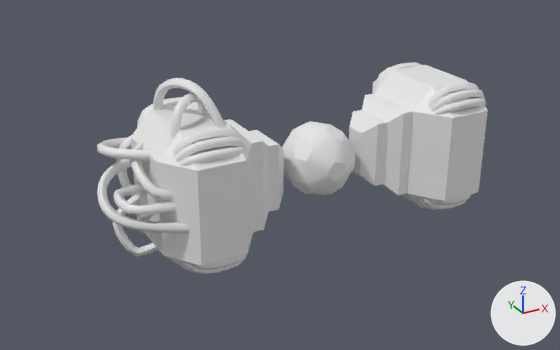
Two versions of the FBX model Assets/Models/Models/FTL/FTL_Drive.fbx, one commit apart.
Both versions are drawn from a 50 mm lens placed at (-8.46, -13.67, 8.13), pointed at (-1.01, -0.12, 1.36). Arrows for +X, +Y and +Z are at lower right; the lights stay in place. Materials are left out; every surface is plain grey. Where no turn or scale is listed for an object, it has been applied to the vertices.
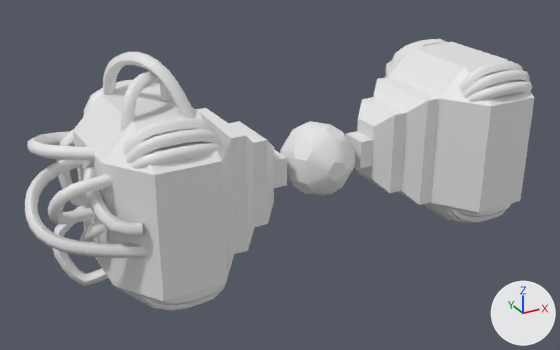
The newer file is also rescaled (x0.785), turned or shifted as a whole; pictures and numbers use the older file's frame.

Diff of the bpy script that builds the scene:
```diff
--- a/Assets/Models/Models/FTL/FTL_Drive.fbx.py
+++ b/Assets/Models/Models/FTL/FTL_Drive.fbx.py
@@ me_mesh_002_1 @@
+me_mesh_002_1.from_pydata(...)  # 188 vertices, 156 faces; spans x -5.09..5.09, y -1.91..1.91, z -1.91..1.91
@@ me_mesh_001_1 @@
+me_mesh_001_1.from_pydata(...)  # 2304 vertices, 2106 faces; spans x -5.45..5.76, y -2.15..1.61, z -2.49..2.4
@@ ob_pcube2_001 @@
-ob_pcube2_001 = bpy.data.objects.new('pCube2.001', me_mesh_023)
-ob_pcube2_001.location = (-3.0, 0.0, 1.5)
@@ ob_sweep7_005 @@
-ob_sweep7_005 = bpy.data.objects.new('sweep7.005', me_mesh_029)
-ob_sweep7_005.location = (-3.09, -0.85, 2.52)
@@ ob_sweep9 @@
-ob_sweep9 = bpy.data.objects.new('sweep9', me_mesh_008)
-ob_sweep9.location = (-3.12, -0.28, 2.91)
@@ ob_pcube2 @@
-ob_pcube2 = bpy.data.objects.new('pCube2', me_mesh_010)
-ob_pcube2.location = (3.0, 0.0, 1.5)
@@ ob_sweep5_002 @@
-ob_sweep5_002 = bpy.data.objects.new('sweep5.002', me_mesh_017)
-ob_sweep5_002.location = (3.04, -0.94, 0.62)
@@ ob_sweep10 @@
-ob_sweep10 = bpy.data.objects.new('sweep10', me_mesh_007)
-ob_sweep10.location = (-2.99, 0.04, 2.81)
@@ ob_sweep6_007 @@
-ob_sweep6_007 = bpy.data.objects.new('sweep6.007', me_mesh_034)
-ob_sweep6_007.location = (-2.91, -0.94, 0.54)
@@ ob_sweep13 @@
-ob_sweep13 = bpy.data.objects.new('sweep13', me_mesh_004)
-ob_sweep13.location = (-4.1, -0.44, 1.64)
@@ ob_sweep11 @@
-ob_sweep11 = bpy.data.objects.new('sweep11', me_mesh_006)
-ob_sweep11.location = (-3.7, 1.06, 1.76)
@@ ob_sweep14 @@
-ob_sweep14 = bpy.data.objects.new('sweep14', me_mesh_003)
-ob_sweep14.location = (-3.95, 0.39, 0.68)
@@ ob_sweep12 @@
-ob_sweep12 = bpy.data.objects.new('sweep12', me_mesh_005)
-ob_sweep12.location = (-3.76, 0.5, 2.3)
@@ ob_sweep5_007 @@
-ob_sweep5_007 = bpy.data.objects.new('sweep5.007', me_mesh_033)
-ob_sweep5_007.location = (-2.91, -0.96, 0.61)
@@ ob_sweep8 @@
-ob_sweep8 = bpy.data.objects.new('sweep8', me_mesh_009)
-ob_sweep8.location = (-3.77, -0.31, 2.21)
@@ ob_sweep6_001 @@
-ob_sweep6_001 = bpy.data.objects.new('sweep6.001', me_mesh_015)
-ob_sweep6_001.location = (3.09, 0.95, 2.47)
@@ ob_sweep6_005 @@
-ob_sweep6_005 = bpy.data.objects.new('sweep6.005', me_mesh_028)
-ob_sweep6_005.location = (-3.09, -0.95, 2.47)
@@ ob_sweep6 @@
-ob_sweep6 = bpy.data.objects.new('sweep6', me_mesh_012)
-ob_sweep6.location = (2.93, -0.99, 2.51)
@@ ob_sweep5_005 @@
-ob_sweep5_005 = bpy.data.objects.new('sweep5.005', me_mesh_027)
-ob_sweep5_005.location = (-3.09, -0.97, 2.4)
@@ ob_sweep5 @@
-ob_sweep5 = bpy.data.objects.new('sweep5', me_mesh_011)
-ob_sweep5.location = (2.93, -1.01, 2.44)
@@ ob_sweep7 @@
-ob_sweep7 = bpy.data.objects.new('sweep7', me_mesh_013)
-ob_sweep7.location = (2.93, -0.9, 2.56)
@@ ob_sweep15 @@
-ob_sweep15 = bpy.data.objects.new('sweep15', me_mesh_002)
-ob_sweep15.location = (-4.04, -0.27, 1.69)
@@ ob_sweep6_002 @@
-ob_sweep6_002 = bpy.data.objects.new('sweep6.002', me_mesh_018)
-ob_sweep6_002.location = (3.04, -0.92, 0.55)
@@ ob_sweep7_004 @@
-ob_sweep7_004 = bpy.data.objects.new('sweep7.004', me_mesh_026)
-ob_sweep7_004.location = (-2.93, 0.9, 2.56)
@@ ob_sweep16 @@
-ob_sweep16 = bpy.data.objects.new('sweep16', me_mesh_001)
-ob_sweep16.location = (-3.8, -0.45, 1.22)
@@ ob_sweep7_001 @@
-ob_sweep7_001 = bpy.data.objects.new('sweep7.001', me_mesh_016)
-ob_sweep7_001.location = (3.09, 0.85, 2.52)
@@ ob_gen_module_left_pcube2 @@
+ob_gen_module_left_pcube2 = bpy.data.objects.new('Gen_Module_left_pCube2', me_mesh_002_1)
+ob_gen_module_left_pcube2.location = (0.0, 0.0, 1.5)
@@ ob_sweep17 @@
+ob_sweep17 = bpy.data.objects.new('sweep17', me_mesh_001_1)
+ob_sweep17.location = (-0.95, 0.27, 2.03)
```

Boxes (x1, y1, x2, y2) around the edits, measured in the pictures (560 x 350 px):
'Gen_Module_left_pCube2', added
    after: (73, 42, 535, 305)
'sweep17', added
    after: (25, 39, 532, 311)
'pCube2.001', deleted
    before: (131, 102, 284, 271)
'pCube2', deleted
    before: (349, 65, 488, 208)
'sweep15', deleted
    before: (97, 159, 190, 233)
'sweep10', deleted
    before: (153, 78, 226, 128)
'sweep13', deleted
    before: (113, 184, 177, 215)
'sweep12', deleted
    before: (97, 137, 151, 160)
'sweep6.005', deleted
    before: (175, 137, 245, 162)
'sweep8', deleted
    before: (130, 141, 174, 200)
'sweep14', deleted
    before: (112, 193, 159, 257)
'sweep7.005', deleted
    before: (173, 128, 242, 155)
'sweep5.005', deleted
    before: (178, 147, 244, 166)
'sweep9', deleted
    before: (170, 93, 207, 139)
'sweep6', deleted
    before: (430, 89, 484, 112)
'sweep5', deleted
    before: (433, 98, 486, 115)
'sweep7', deleted
    before: (428, 82, 479, 107)
'sweep11', deleted
    before: (116, 135, 135, 196)
'sweep5.007', deleted
    before: (192, 254, 247, 270)
'sweep7.004', deleted
    before: (139, 97, 196, 125)
'sweep6.007', deleted
    before: (184, 255, 247, 274)
'sweep6.002', deleted
    before: (422, 197, 470, 210)
'sweep7.001', deleted
    before: (380, 62, 421, 82)
'sweep5.002', deleted
    before: (428, 194, 472, 205)
'sweep16', deleted
    before: (138, 201, 168, 234)
'sweep6.001', deleted
    before: (376, 67, 390, 84)
